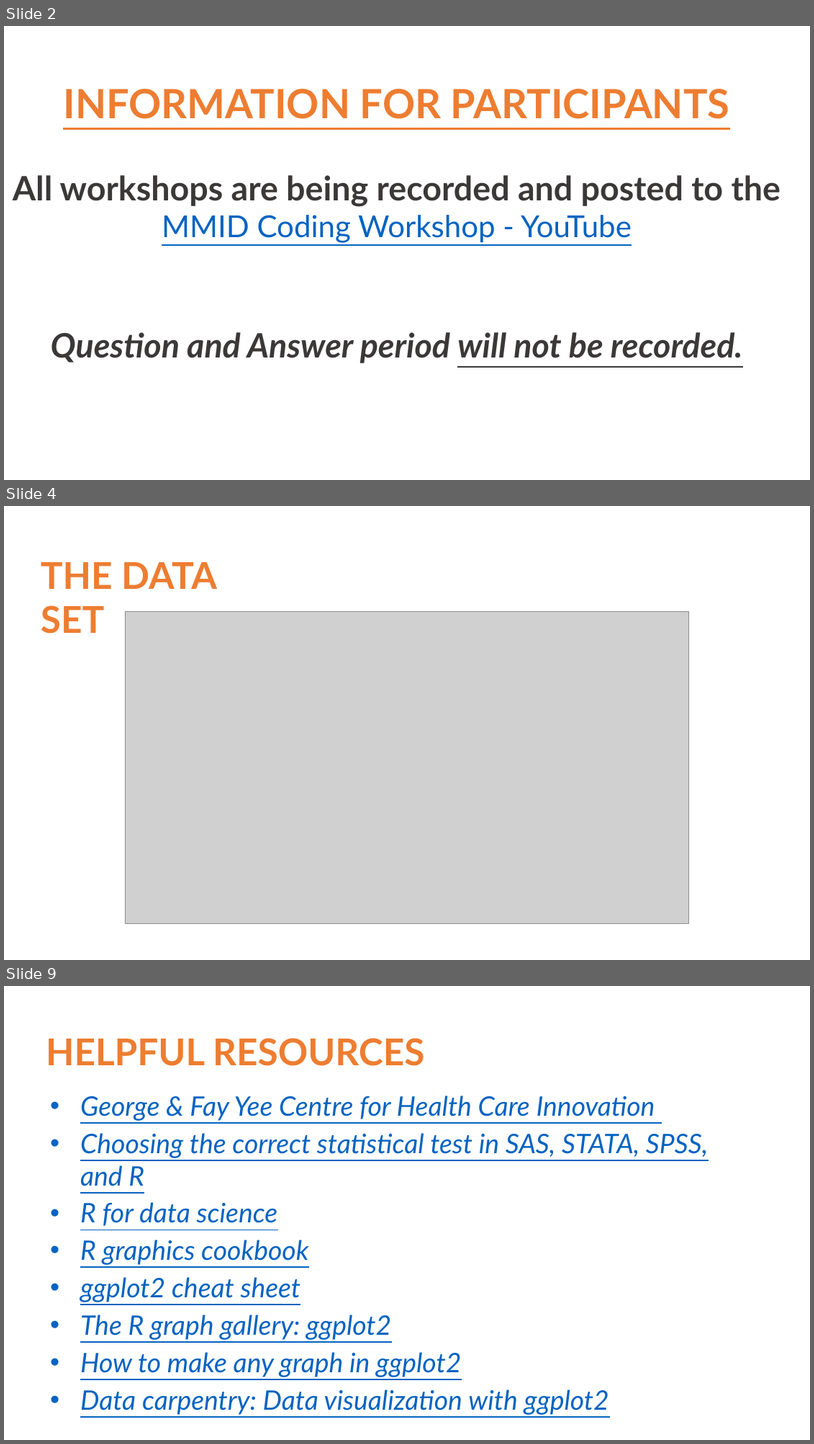
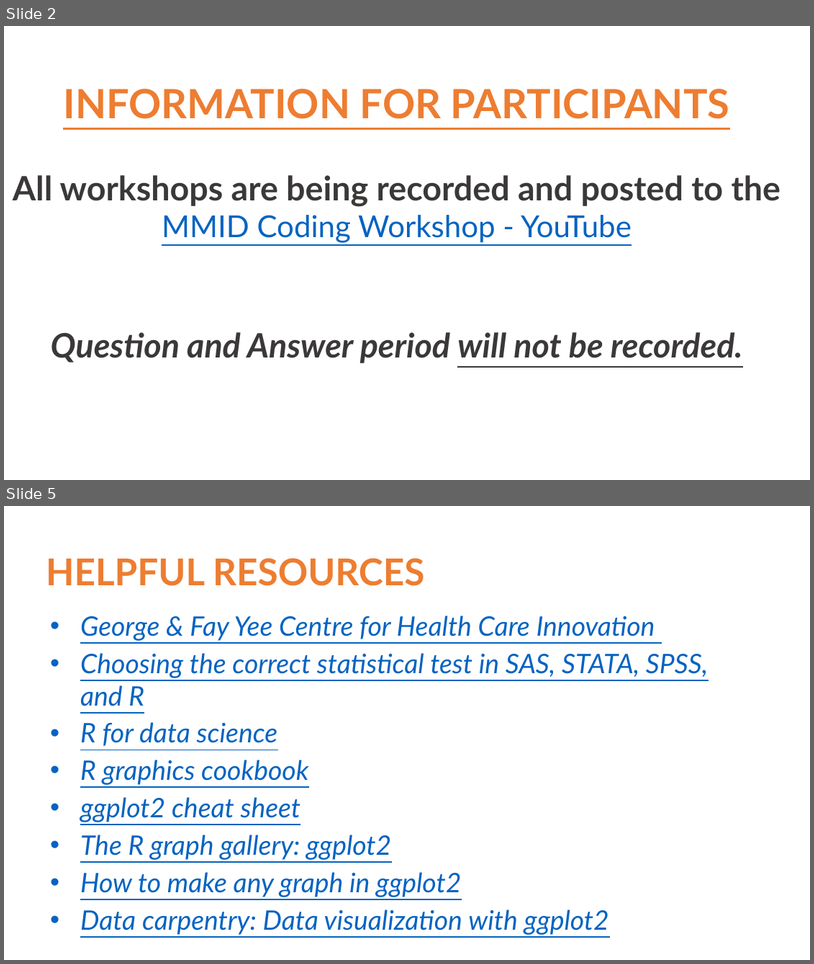
Before and after one commit to sam-a-lee/mmid_ggplot_workship, a slide deck: 2022-01-10_MMID_slides.pptx. Shown one above the other, each under a label of ours: slides 2, 4 and 9 before the commit, slides 2 and 5 after it; the slides between them are not shown. The pictures are 814x1444 and 814x964 pixels, drawn with LibreOffice and Linux fonts; fonts in the diff are those of the drawing; grey boxes stand for pictures. Boxes give left, top, right and bottom in pixels: in the first picture for what was removed or moved away, otherwise in the second. Text is boxed around its words. In the diff, an @@ line names an element or a change of style, - is before the commit and + after.

```diff
--- a/2022-01-10_MMID_slides.pptx
+++ b/2022-01-10_MMID_slides.pptx
@@ slide 4 removed at bbox=[4, 506, 810, 960], background #FFFFFF @@
@@ text removed at bbox=[41, 562, 217, 633] @@
-THE DATA SET
@@ picture removed at bbox=[125, 611, 689, 924] @@
@@ what was slide 9 is now slide 5 @@
```
Also in this commit, not shown: 2 slides changed, 3 other slides removed.
